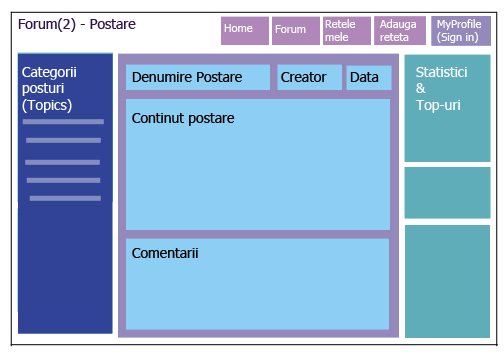
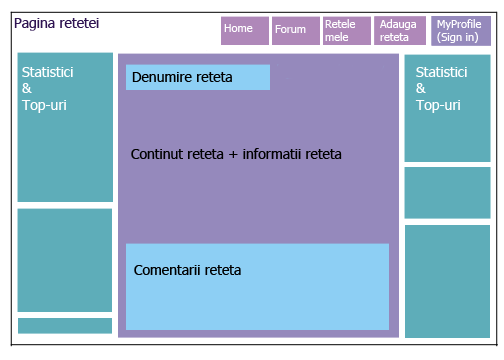
Comparing the layer stacks of the two w=504, h=360 images. Changes:
hid group "Forum2" (37 layers) over left=14, top=18, right=392, bottom=334
added group "Retta page" with 32 layers above "Retele Mele" over left=14, top=18, right=392, bottom=334
added group "Antet copy 6" with 16 layers in group "Retta page" over left=14, top=18, right=136, bottom=32
added layer "Pagina retetei" in group "Antet copy 6" over left=14, top=18, right=99, bottom=31
added layer "Statistici & Top-uri copy 6" in group "Retta page" over left=21, top=67, right=73, bottom=113
added layer "Comentarii reteta" in group "Retta page" over left=134, top=265, right=241, bottom=275
added layer "Shape 1" in group "Retta page" over left=126, top=243, right=389, bottom=330
added layer "Continut reteta + informatii reteta" in group "Retta page" over left=131, top=148, right=342, bottom=159
added layer "Denumire reteta copy" in group "Retta page" over left=197, top=72, right=232, bottom=82
added layer "Layer 13 copy 3" in group "Retta page" over left=197, top=64, right=385, bottom=90
added layer "Layer 9 copy 5" in group "Retta page" over left=18, top=54, right=392, bottom=334
added layer "Layer 2 copy 6" in group "Retta page" over left=126, top=64, right=392, bottom=330
added layer "Layer 1 copy 6" in group "Retta page" over left=14, top=18, right=392, bottom=334
